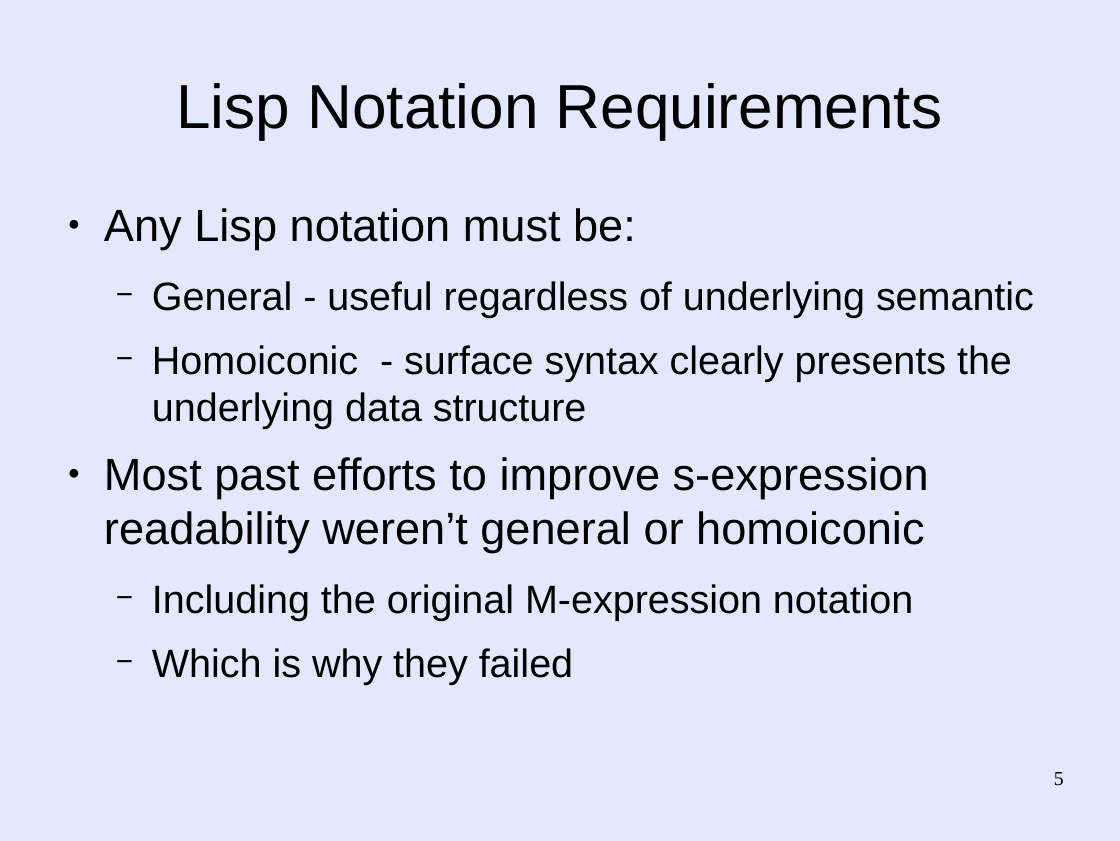
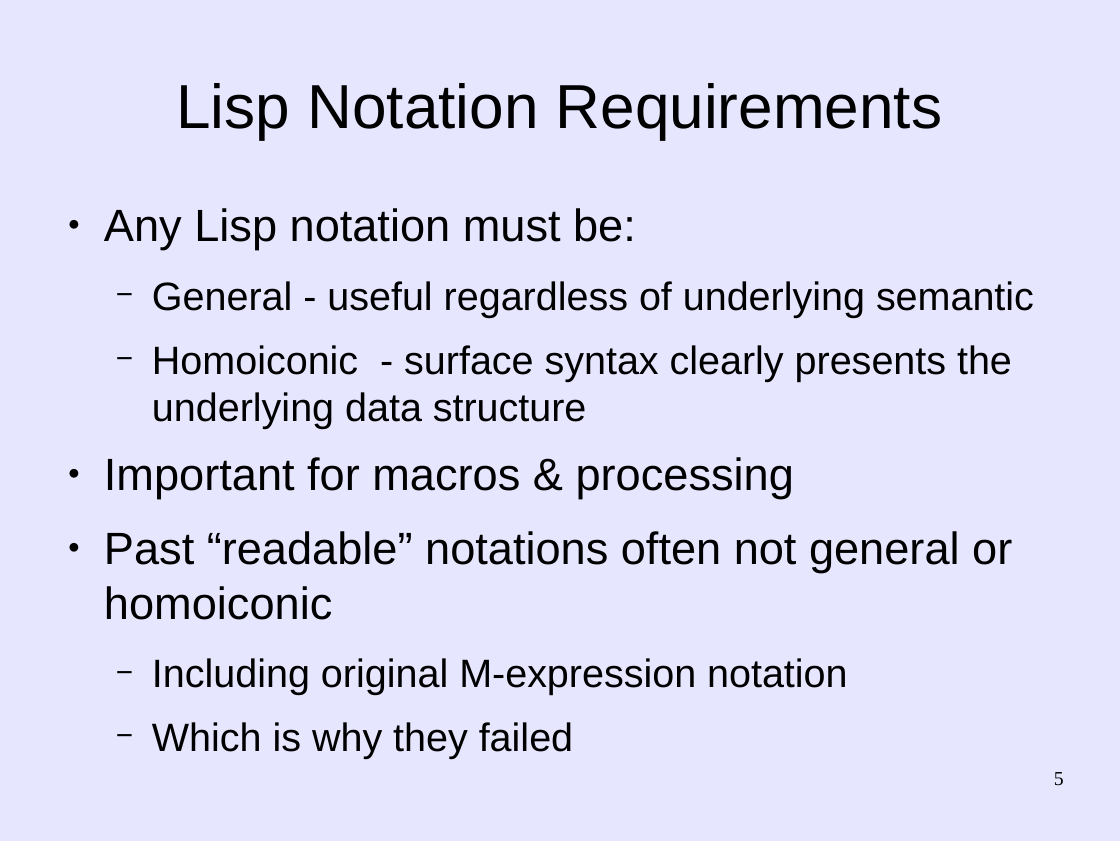
Before and after one commit to martin12333/Readable-Lisp-S-expressions, a slide deck: slide 5 of readable-s-expressions.odp. Drawn at 1120x841 pixels with LibreOffice and Linux fonts; fonts in the diff are those of the drawing. Boxes give left, top, right and bottom in pixels: in the first picture for what was removed or moved away, otherwise in the second. Text is boxed around its words. In the diff, an @@ line names an element or a change of style, - is before the commit and + after.

Commit message:
readable-s-expressions.odp: Minor tweaks to presentation

```diff
--- a/readable-s-expressions.odp
+++ b/readable-s-expressions.odp
@@ text at (x1=104, y1=457, x2=1012, y2=695): text changed @@
-● Most past efforts to improve s-expression readability weren’t general or homoiconic
-  − Including the original M-expression notation
+● Important for macros & processing
+● Past “readable” notations often not general or homoiconic
+  − Including original M-expression notation
```
Also in this commit, not shown: 4 other slides changed.
